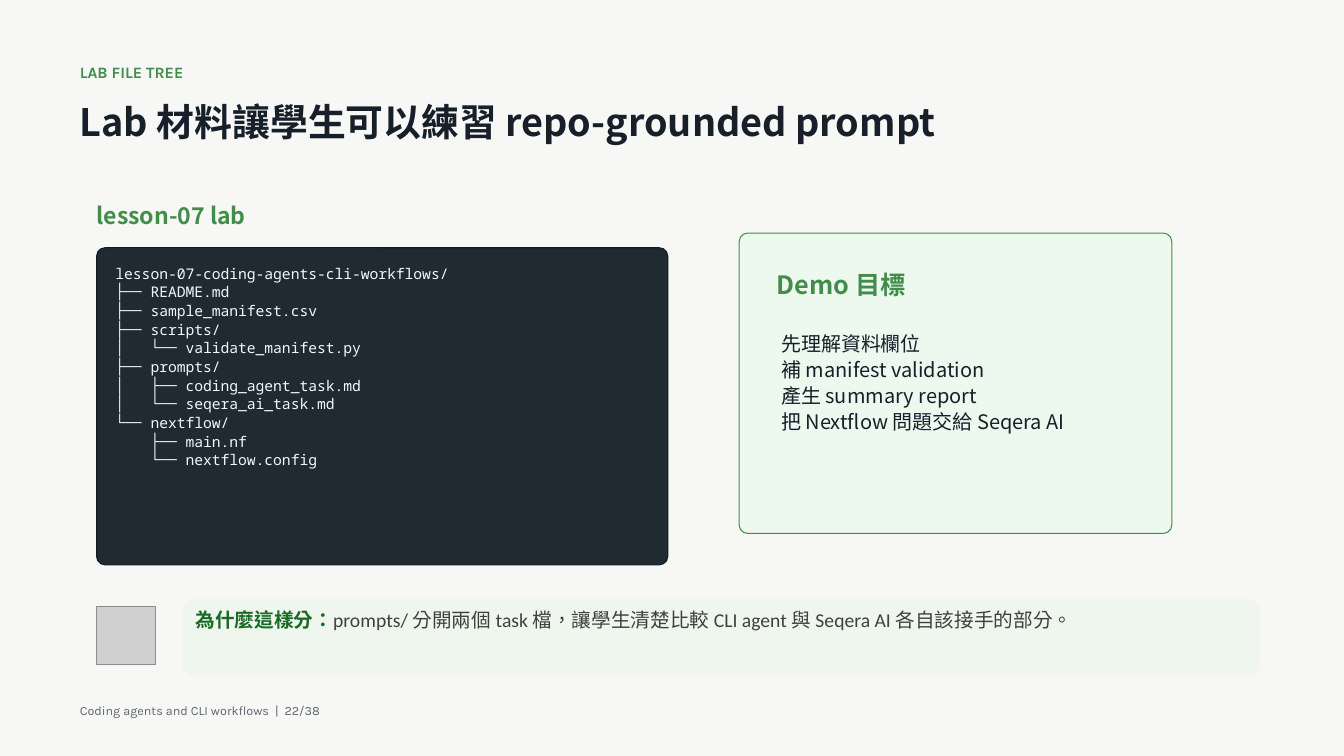
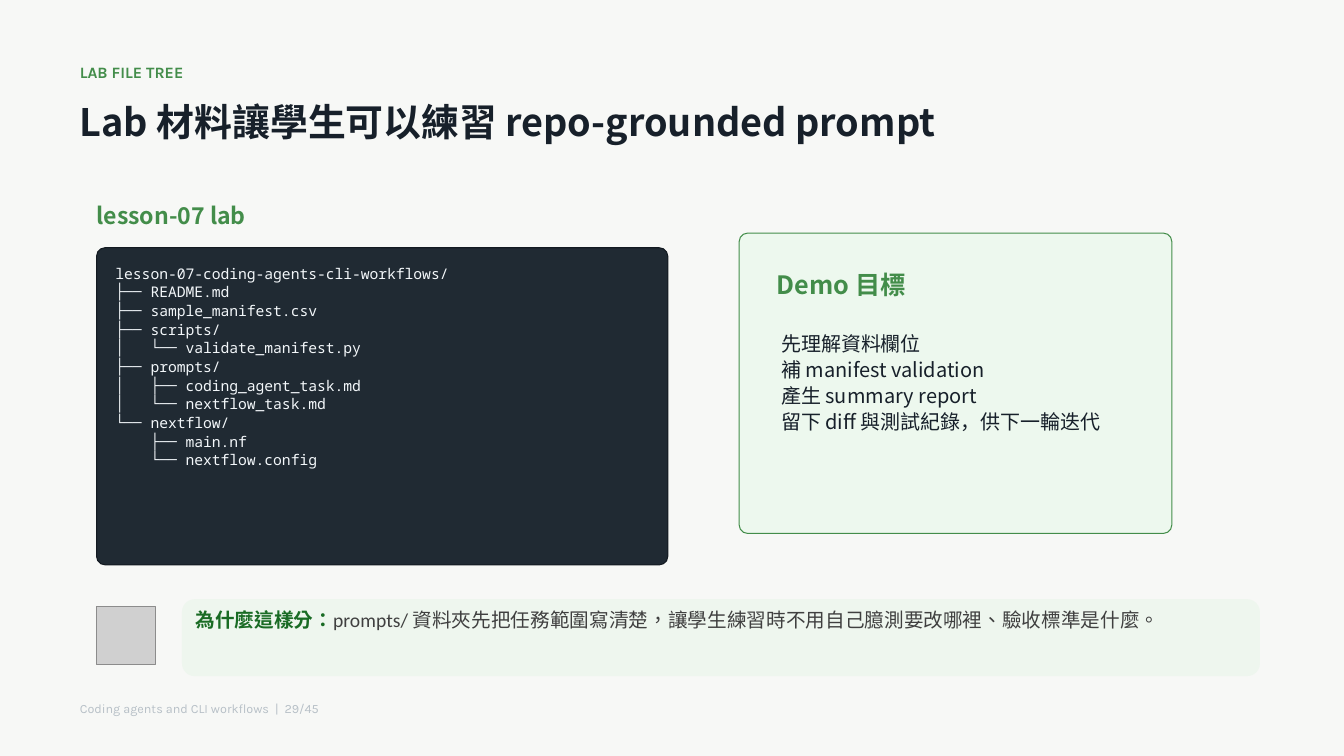
Before and after one commit to godkin1211/LLM_applications_on_BioMedicalData, a slide deck: slide 29 of slides/lesson-07-coding-agents-cli-workflows.pptx (slide 22 before the commit). Drawn at 1344x756 pixels with LibreOffice and Linux fonts; fonts in the diff are those of the drawing; grey boxes stand for pictures. Boxes give left, top, right and bottom in pixels: in the first picture for what was removed or moved away, otherwise in the second. Text is boxed around its words. In the diff, an @@ line names an element or a change of style, - is before the commit and + after.

Commit message:
Update lesson 07 coding agents slides

```diff
--- a/slides/lesson-07-coding-agents-cli-workflows.pptx
+++ b/slides/lesson-07-coding-agents-cli-workflows.pptx
@@ text at [186, 398, 326, 412]: text changed @@
-│ └── seqera_ai_task.md
+│ └── nextflow_task.md
@@ text at [781, 412, 1101, 431]: text changed @@
-把 Nextflow 問題交給 Seqera AI
+留下 diff 與測試紀錄，供下一輪迭代
@@ text in rounded rectangle at [196, 610, 1160, 630]: text changed @@
-為什麼這樣分：prompts/ 分開兩個 task 檔，讓學生清楚比較 CLI agent 與 Seqera AI 各自該接手的部分。
+為什麼這樣分：prompts/ 資料夾先把任務範圍寫清楚，讓學生練習時不用自己臆測要改哪裡、驗收標準是什麼。
@@ text at [80, 704, 319, 716]: text changed; text colour #5C6670 to #B7C0C7 @@
-Coding agents and CLI workflows | 22/38
+Coding agents and CLI workflows | 29/45
```
Also in this commit, not shown: 37 other slides changed, 8 slides added.
